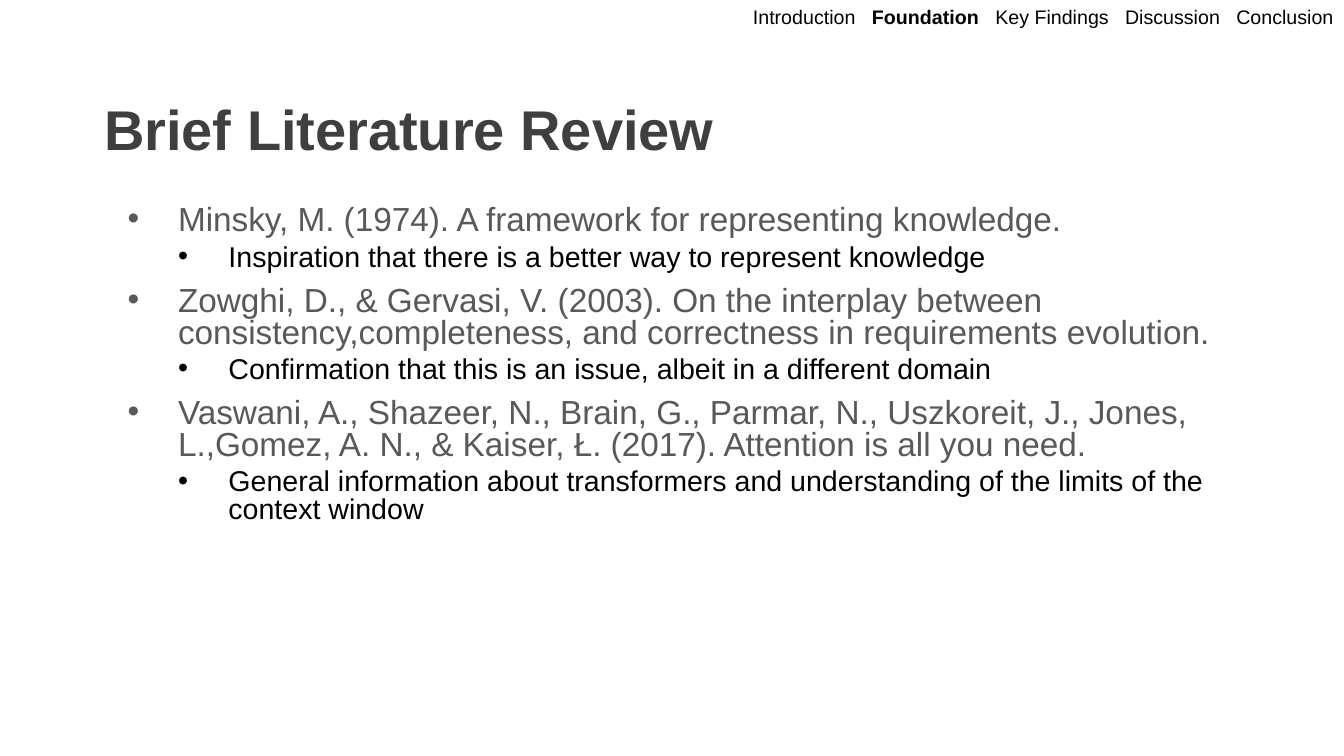
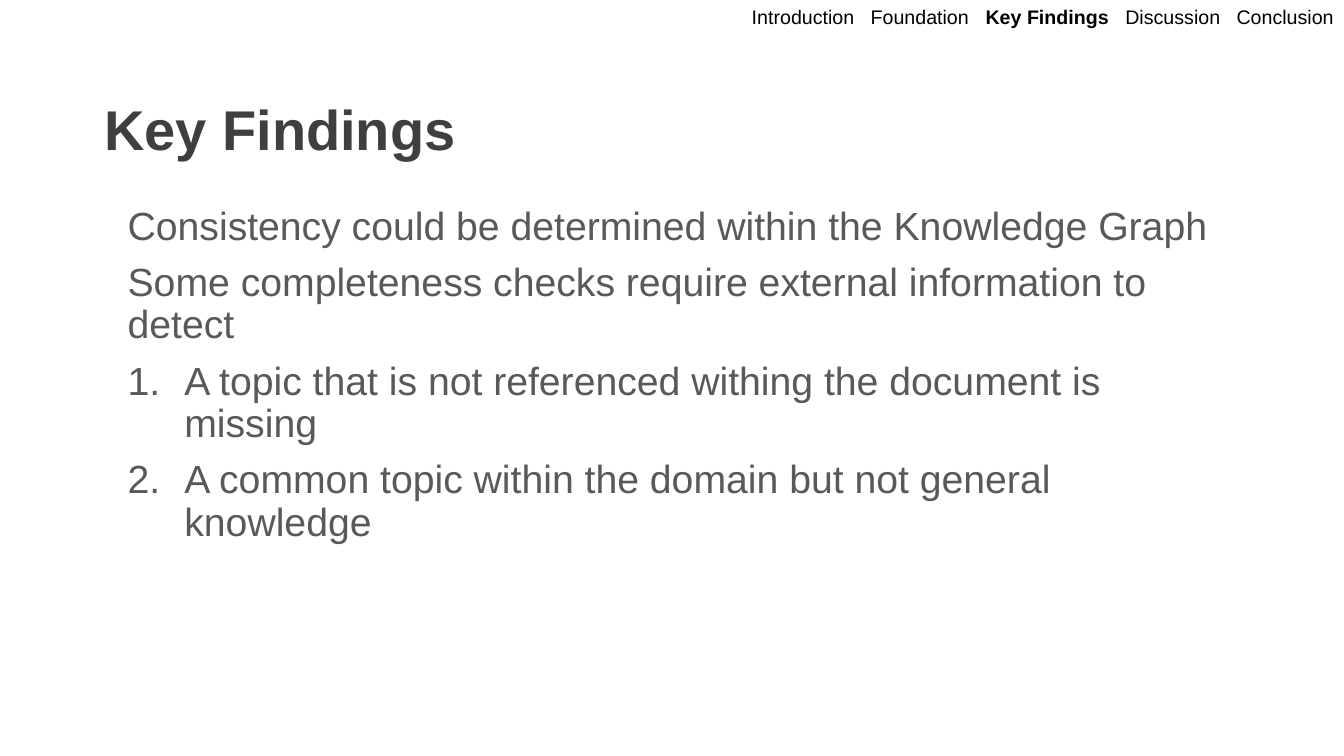
Before and after one commit to OwlSaver/GWU, a slide deck: slide 17 of Praxis/Defense/Wacey Praxis Defense.pptx (slide 6 before the commit). Drawn at 1344x756 pixels with LibreOffice and Linux fonts; fonts in the diff are those of the drawing; background and template pictures are left out. Boxes give left, top, right and bottom in pixels: in the first picture for what was removed or moved away, otherwise in the second. Text is boxed around its words. In the diff, an @@ line names an element or a change of style, - is before the commit and + after.

```diff
--- a/Praxis/Defense/Wacey Praxis Defense.pptx
+++ b/Praxis/Defense/Wacey Praxis Defense.pptx
@@ text "Introduction Foundation Key Findings Discussion ..." at [752,9,1334,28]: bold off in "Foundation"; bold on in "Key Findings" @@
@@ title at [104,109,455,160]: text changed @@
-Brief Literature Review
+Key Findings
@@ text at [128,211,1207,544]: text changed; size 23.8 to 28 pt @@
-• Minsky, M. (1974). A framework for representing knowledge.
-  • Inspiration that there is a better way to represent knowledge
-• Zowghi, D., & Gervasi, V. (2003). On the interplay between consistency,completeness, and correctness in requirements evolution.
-  • Confirmation that this is an issue, albeit in a different domain
-• Vaswani, A., Shazeer, N., Brain, G., Parmar, N., Uszkoreit, J., Jones, L.,Gomez, A. N., & Kaiser, Ł. (2017). Attention is all you need.
-  • General information about transformers and understanding of the limits of the context window
+Consistency could be determined within the Knowledge Graph
+Some completeness checks require external information to detect
+1. A topic that is not referenced withing the document is missing
+2. A common topic within the domain but not general knowledge
```
Also in this commit, not shown: 7 other slides changed, 19 slides added, 4 slides removed, 1 other file.
